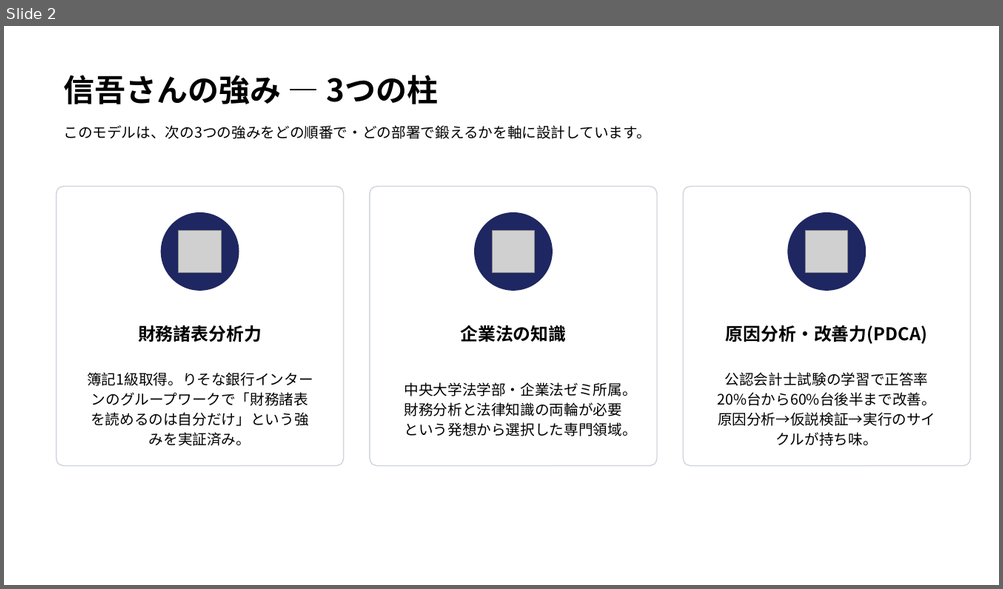
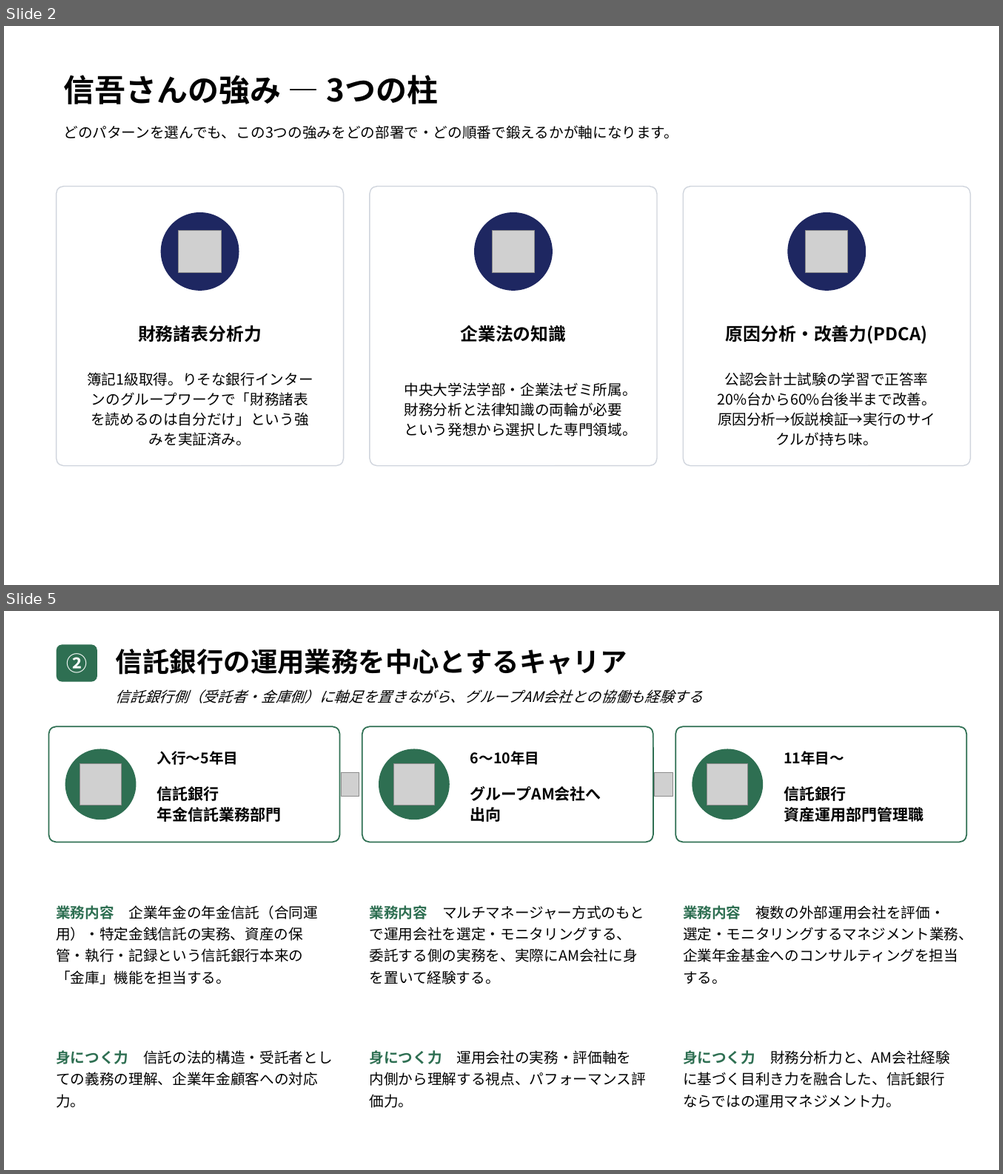
Before and after one commit to nasukazunori/NasuVault2, a slide deck: 信吾/銀行研究/添付ファイル/信託銀行キャリア形成モデル.pptx. Shown one above the other, each under a label of ours: slide 2 before the commit, slides 2 and 5 after it; the slides between them are not shown. The pictures are 1003x589 and 1003x1174 pixels, drawn with LibreOffice and Linux fonts; fonts in the diff are those of the drawing; grey boxes stand for pictures. Boxes give left, top, right and bottom in pixels: in the first picture for what was removed or moved away, otherwise in the second. Text is boxed around its words. In the diff, an @@ line names an element or a change of style, - is before the commit and + after.

```diff
--- a/信吾/銀行研究/添付ファイル/信託銀行キャリア形成モデル.pptx
+++ b/信吾/銀行研究/添付ファイル/信託銀行キャリア形成モデル.pptx
@@ slide 5 added at <box>4,611,999,1170</box>, background #FFFFFF @@
@@ rounded rectangle added at <box>57,644,97,682</box>, fill #2E6F52 @@
@@ text added at <box>66,653,87,673</box>, 20 pt, text #FFFFFF, bold @@
+②
@@ text added at <box>116,649,627,675</box>, 26 pt, text #000000, bold @@
+信託銀行の運用業務を中心とするキャリア
@@ text added at <box>116,689,703,703</box>, 14 pt, text #000000, italic @@
+信託銀行側（受託者・金庫側）に軸足を置きながら、グループAM会社との協働も経験する
@@ rounded rectangle added at <box>48,726,340,843</box>, fill #FFFFFF, outline #2E6F52 1.25 pt @@
@@ rounded rectangle added at <box>362,726,653,843</box>, fill #FFFFFF, outline #2E6F52 1.25 pt @@
@@ rounded rectangle added at <box>675,726,967,843</box>, fill #FFFFFF, outline #2E6F52 1.25 pt @@
@@ ellipse added at <box>65,749,136,820</box>, fill #2E6F52 @@
@@ picture added at <box>80,764,121,805</box> @@
@@ text added at <box>156,751,238,765</box>, 14 pt, text #000000, bold @@
+入行〜5年目
@@ ellipse added at <box>378,749,449,820</box>, fill #2E6F52 @@
@@ picture added at <box>393,764,435,805</box> @@
@@ text added at <box>470,751,540,765</box>, 14 pt, text #000000, bold @@
+6〜10年目
@@ ellipse added at <box>692,749,762,820</box>, fill #2E6F52 @@
@@ picture added at <box>707,764,748,805</box> @@
@@ text added at <box>783,751,844,765</box>, 14 pt, text #000000, bold @@
+11年目〜
@@ text added at <box>156,786,281,822</box>, 15 pt, text #000000, bold @@
+信託銀行
+年金信託業務部門
@@ picture added at <box>341,773,359,797</box> @@
@@ text added at <box>470,786,601,822</box>, 15 pt, text #000000, bold @@
+グループAM会社へ
+出向
@@ picture added at <box>654,773,672,797</box> @@
@@ text added at <box>783,786,923,824</box>, 15 pt, text #000000, bold @@
+信託銀行
+資産運用部門管理職
@@ text added at <box>56,906,318,985</box>, 14 pt, text #000000 @@
+業務内容 企業年金の年金信託（合同運用）・特定金銭信託の実務、資産の保管・執行・記録という信託銀行本来の「金庫」機能を担当する。
@@ text added at <box>370,906,644,985</box>, 14 pt, text #000000 @@
+業務内容 マルチマネージャー方式のもとで運用会社を選定・モニタリングする、委託する側の実務を、実際にAM会社に身を置いて経験する。
@@ text added at <box>683,906,973,984</box>, 14 pt, text #000000 @@
+業務内容 複数の外部運用会社を評価・選定・モニタリングするマネジメント業務、企業年金基金へのコンサルティングを担当する。
@@ text added at <box>56,1051,332,1108</box>, 14 pt, text #000000 @@
+身につく力 信託の法的構造・受託者としての義務の理解、企業年金顧客への対応力。
@@ text added at <box>370,1051,646,1108</box>, 14 pt, text #000000 @@
+身につく力 運用会社の実務・評価軸を内側から理解する視点、パフォーマンス評価力。
@@ text added at <box>683,1051,950,1108</box>, 14 pt, text #000000 @@
+身につく力 財務分析力と、AM会社経験に基づく目利き力を融合した、信託銀行ならではの運用マネジメント力。
@@ slide 2 changed as well @@
@@ text at <box>63,125,678,139</box>: text changed @@
-このモデルは、次の3つの強みをどの順番で・どの部署で鍛えるかを軸に設計しています。
+どのパターンを選んでも、この3つの強みをどの部署で・どの順番で鍛えるかが軸になります。
```
Also in this commit, not shown: 1 other slide changed, 4 other slides added, 6 slides removed.
